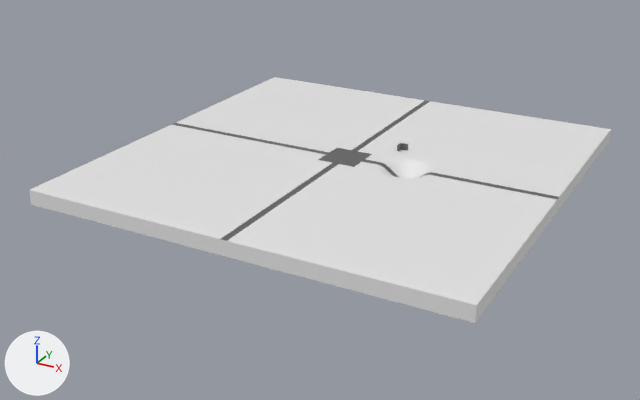
An edit to the FBX model Assets/Models/grass.fbx, drawn before and after from the same camera.
The view is the same before and after, from a 50 mm camera at (176.7, -345.8, 148.1) aimed at (-6.8, -12.1, -18.7). The axes (+X, +Y, +Z) are drawn at lower left. The lights are the same throughout.
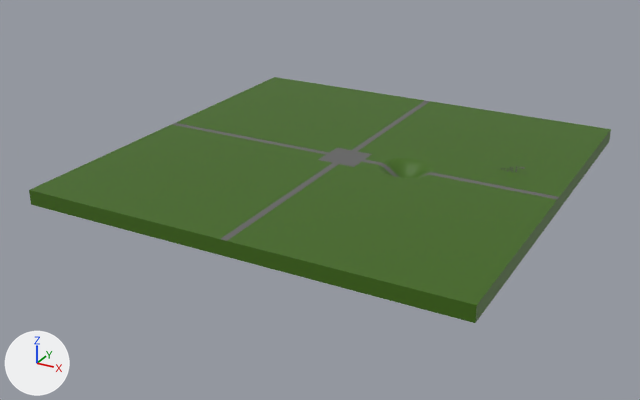
Pixel boxes [x1, y1, x2, y2] of what changed, in the pictures (640 x 400 px):
'Cube', recoloured (white to green)
    both: [29, 77, 611, 323]

The change in detail:
Material 'grass' (mat_grass) changes colour from white #e7e7e7 to dark green #3f680e; in linear values from (0.8, 0.8, 0.8) to (0.0492, 0.138, 0.00422).
